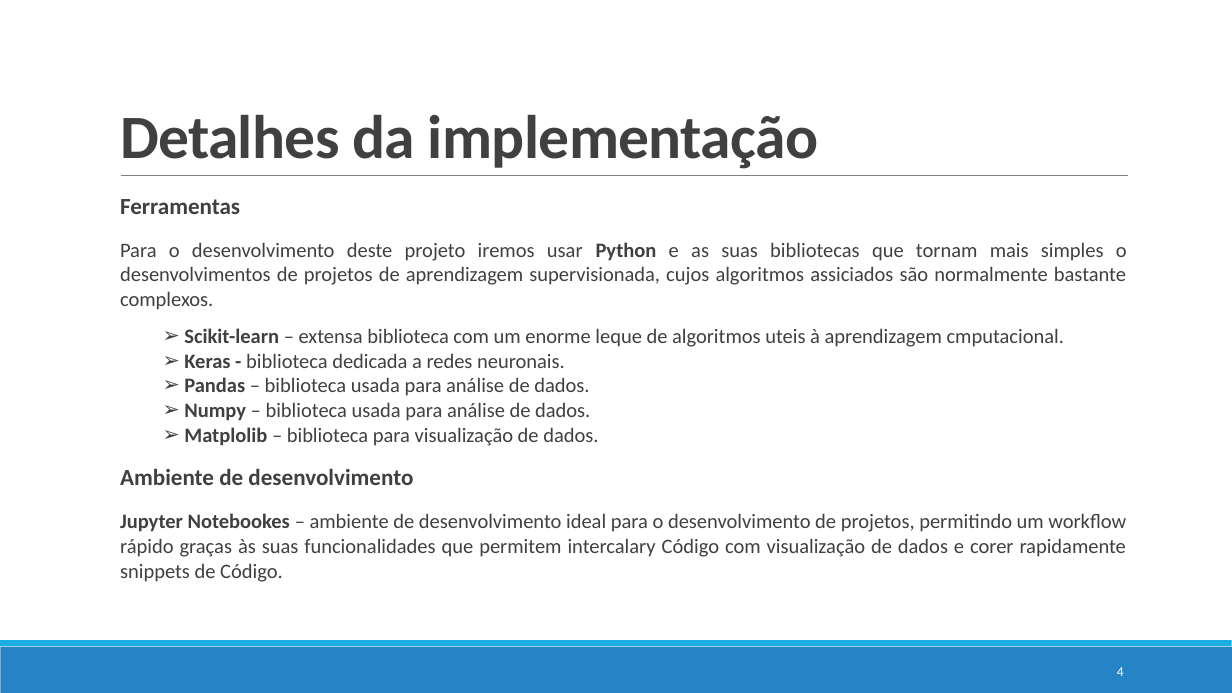
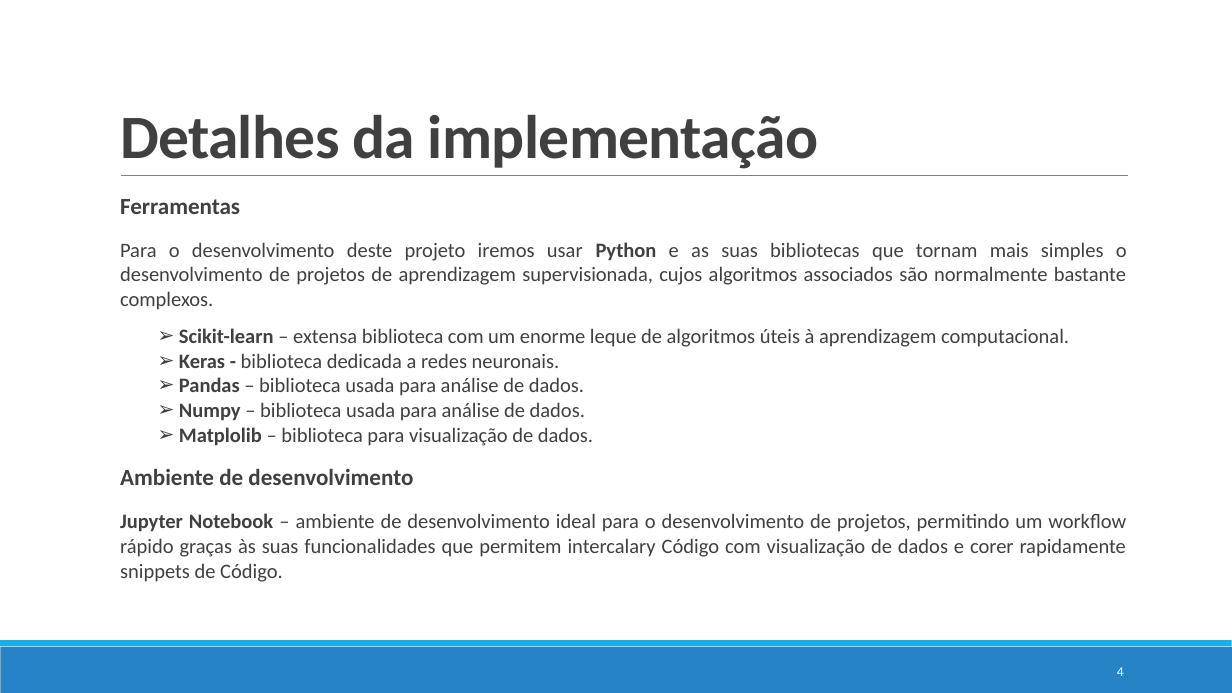
Before and after one commit to pedrovponte/IART-g39, a slide deck: slide 4 of proj2/docs/checkpoint.pptx. Drawn at 1232x693 pixels with LibreOffice and Linux fonts; fonts in the diff are those of the drawing. Boxes give left, top, right and bottom in pixels: in the first picture for what was removed or moved away, otherwise in the second. Text is boxed around its words. In the diff, an @@ line names an element or a change of style, - is before the commit and + after.

```diff
--- a/proj2/docs/checkpoint.pptx
+++ b/proj2/docs/checkpoint.pptx
@@ text at <box>120,242,1127,310</box>: text changed @@
-  Para o desenvolvimento deste projeto iremos usar Python e as suas bibliotecas que tornam mais simples o desenvolvimentos de projetos de aprendizagem supervisionada, cujos algoritmos assiciados são normalmente bastante complexos.
+  Para o desenvolvimento deste projeto iremos usar Python e as suas bibliotecas que tornam mais simples o desenvolvimento de projetos de aprendizagem supervisionada, cujos algoritmos associados são normalmente bastante complexos.
@@ text at <box>179,328,1069,347</box>: text changed @@
-➢ Scikit-learn – extensa biblioteca com um enorme leque de algoritmos uteis à aprendizagem cmputacional.
+➢ Scikit-learn – extensa biblioteca com um enorme leque de algoritmos úteis à aprendizagem computacional.
@@ text at <box>120,513,1126,582</box>: text changed @@
-  Jupyter Notebookes – ambiente de desenvolvimento ideal para o desenvolvimento de projetos, permitindo um workflow rápido graças às suas funcionalidades que permitem intercalary Código com visualização de dados e corer rapidamente snippets de Código.
+  Jupyter Notebook – ambiente de desenvolvimento ideal para o desenvolvimento de projetos, permitindo um workflow rápido graças às suas funcionalidades que permitem intercalary Código com visualização de dados e corer rapidamente snippets de Código.
```
Also in this commit, not shown: 4 other slides changed.
